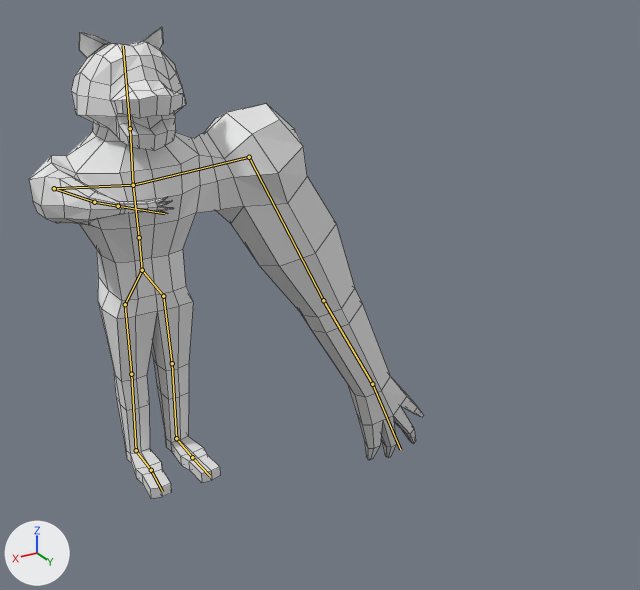
A saved change to the Blender file Assets/Entities/raksasha.blend.
One viewpoint serves both versions: a 50 mm lens placed at (8.0, 23.3, 9.5), pointed at (-3.8, 3.7, -0.3). The axes (+X, +Y, +Z) are drawn at lower left. The lights are the same throughout. The bones that bend it are drawn over the model as lines. Mesh edges are drawn as thin lines.
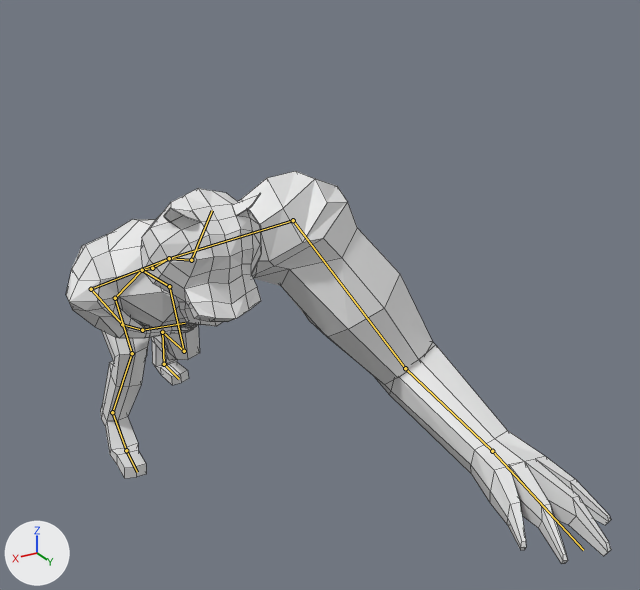
The newer file adds an action. The first version stands in its rest pose; the second is drawn at frame 1 of the action 'Andar'.

The change, as a diff of the scene's bpy script:
```diff
--- a/Assets/Entities/raksasha.blend.py
+++ b/Assets/Entities/raksasha.blend.py
@@ bone_bone @@
 bone_bone = bpy.data.objects['Armature'].pose.bones['Bone']
-bone_bone.rotation_quaternion = (1.0, 0.0, 0.0, 0.0)  # degrees (0, 0, 0)
+bone_bone.rotation_quaternion = (0.83, -0.557, 0.0, 0.0)  # degrees (-68, 0, 0)
@@ bone_bone_003 @@
 bone_bone_003 = bpy.data.objects['Armature'].pose.bones['Bone.003']  # child of 'Bone.002'
-bone_bone_003.rotation_quaternion = (1.0, 0.0, 0.0, 0.0)  # degrees (0, 0, 0)
+bone_bone_003.rotation_quaternion = (0.971, 0.24, 0.0, 0.0)  # degrees (28, 0, 0)
@@ bone_brazo1_l @@
 bone_brazo1_l = bpy.data.objects['Armature'].pose.bones['Brazo1.L']  # child of 'Bone.001'
-bone_brazo1_l.rotation_quaternion = (1.0, 0.0, 0.0, 0.0)  # degrees (0, 0, 0)
+bone_brazo1_l.rotation_quaternion = (0.993, 0.07, -0.087, -0.048)  # degrees (9, -10, -6)
@@ bone_brazo2_l @@
 bone_brazo2_l = bpy.data.objects['Armature'].pose.bones['Brazo2.L']  # child of 'Brazo1.L'
-bone_brazo2_l.rotation_quaternion = (1.0, 0.0, 0.0, 0.0)  # degrees (0, 0, 0)
+bone_brazo2_l.rotation_quaternion = (0.805, -0.523, -0.276, 0.05)  # degrees (-71, -23, 24)
@@ bone_brazo3_l @@
 bone_brazo3_l = bpy.data.objects['Armature'].pose.bones['Brazo3.L']  # child of 'Brazo2.L'
-bone_brazo3_l.rotation_quaternion = (1.0, 0.0, 0.0, 0.0)  # degrees (0, 0, 0)
+bone_brazo3_l.rotation_quaternion = (0.887, -0.443, -0.034, 0.127)  # degrees (-53, 3, 15)
@@ bone_brazo4_l @@
 bone_brazo4_l = bpy.data.objects['Armature'].pose.bones['Brazo4.L']  # child of 'Brazo3.L'
-bone_brazo4_l.rotation_quaternion = (1.0, 0.0, 0.0, 0.0)  # degrees (0, 0, 0)
+bone_brazo4_l.rotation_quaternion = (0.956, -0.221, -0.155, 0.112)  # degrees (-28, -14, 17)
@@ bone_bone_006 @@
 bone_bone_006 = bpy.data.objects['Armature'].pose.bones['Bone.006']  # child of 'Bone.004'
-bone_bone_006.rotation_quaternion = (1.0, 0.0, 0.0, 0.0)  # degrees (0, 0, 0)
+bone_bone_006.rotation_quaternion = (0.976, -0.116, 0.184, 0.007)  # degrees (-14, 21, -2)
@@ bone_pierna1_l @@
 bone_pierna1_l = bpy.data.objects['Armature'].pose.bones['Pierna1.L']
-bone_pierna1_l.rotation_quaternion = (1.0, 0.0, 0.0, 0.0)  # degrees (0, 0, 0)
+bone_pierna1_l.rotation_quaternion = (0.987, 0.142, 0.049, 0.057)  # degrees (17, 5, 7)
@@ bone_pierna2_l @@
 bone_pierna2_l = bpy.data.objects['Armature'].pose.bones['Pierna2.L']  # child of 'Pierna1.L'
-bone_pierna2_l.rotation_quaternion = (1.0, 0.0, 0.0, 0.0)  # degrees (0, 0, 0)
+bone_pierna2_l.rotation_quaternion = (0.994, -0.084, 0.038, -0.059)  # degrees (-10, 4, -7)
@@ bone_pierna3_l @@
 bone_pierna3_l = bpy.data.objects['Armature'].pose.bones['Pierna3.L']  # child of 'Pierna2.L'
-bone_pierna3_l.rotation_quaternion = (1.0, 0.0, 0.0, 0.0)  # degrees (0, 0, 0)
+bone_pierna3_l.rotation_quaternion = (0.807, -0.001, -0.014, 0.591)  # degrees (-1, -1, 72)
@@ bone_pierna4_l @@
 bone_pierna4_l = bpy.data.objects['Armature'].pose.bones['Pierna4.L']  # child of 'Pierna3.L'
-bone_pierna4_l.rotation_quaternion = (1.0, 0.0, 0.0, 0.0)  # degrees (0, 0, 0)
+bone_pierna4_l.rotation_quaternion = (0.983, -0.162, -0.05, -0.066)  # degrees (-18, -7, -7)
@@ bone_pierna5_l @@
 bone_pierna5_l = bpy.data.objects['Armature'].pose.bones['Pierna5.L']  # child of 'Pierna4.L'
-bone_pierna5_l.rotation_quaternion = (1.0, 0.0, 0.0, 0.0)  # degrees (0, 0, 0)
+bone_pierna5_l.rotation_quaternion = (0.693, 0.72, -0.031, 0.021)  # degrees (92, -4, -1)
@@ bone_pierna1_r @@
 bone_pierna1_r = bpy.data.objects['Armature'].pose.bones['Pierna1.R']
-bone_pierna1_r.rotation_quaternion = (1.0, 0.0, 0.0, 0.0)  # degrees (0, 0, 0)
+bone_pierna1_r.rotation_quaternion = (0.987, 0.142, -0.049, -0.057)  # degrees (17, -5, -7)
@@ bone_pierna2_r @@
 bone_pierna2_r = bpy.data.objects['Armature'].pose.bones['Pierna2.R']  # child of 'Pierna1.R'
-bone_pierna2_r.rotation_quaternion = (1.0, 0.0, 0.0, 0.0)  # degrees (0, 0, 0)
+bone_pierna2_r.rotation_quaternion = (0.813, -0.03, 0.087, 0.574)  # degrees (3, 10, 71)
@@ bone_pierna3_r @@
 bone_pierna3_r = bpy.data.objects['Armature'].pose.bones['Pierna3.R']  # child of 'Pierna2.R'
-bone_pierna3_r.rotation_quaternion = (1.0, 0.0, 0.0, 0.0)  # degrees (0, 0, 0)
+bone_pierna3_r.rotation_quaternion = (0.725, 0.0, -0.008, -0.689)  # degrees (1, -1, -87)
@@ bone_pierna4_r @@
 bone_pierna4_r = bpy.data.objects['Armature'].pose.bones['Pierna4.R']  # child of 'Pierna3.R'
-bone_pierna4_r.rotation_quaternion = (1.0, 0.0, 0.0, 0.0)  # degrees (0, 0, 0)
+bone_pierna4_r.rotation_quaternion = (0.99, -0.119, 0.049, 0.059)  # degrees (-13, 6, 6)
@@ bone_pierna5_r @@
 bone_pierna5_r = bpy.data.objects['Armature'].pose.bones['Pierna5.R']  # child of 'Pierna4.R'
-bone_pierna5_r.rotation_quaternion = (1.0, 0.0, 0.0, 0.0)  # degrees (0, 0, 0)
+bone_pierna5_r.rotation_quaternion = (0.94, 0.341, -0.003, -0.015)  # degrees (40, 0, -2)
```

Pixel boxes (x1, y1, x2, y2) of what changed, in the pictures (640 x 590 px):
'Cube.001', posed (38% wider, 17% shorter): before (29, 27, 424, 499); after (66, 171, 611, 564)
bone 'Bone', root to tip: before (142, 270) to (139, 237); after (142, 270) to (152, 268)
bone 'Bone.003', root to tip: before (130, 128) to (123, 46); after (191, 260) to (212, 210)
bone 'Brazo1.L', root to tip: before (133, 185) to (249, 157); after (169, 258) to (293, 220)
bone 'Brazo2.L', root to tip: before (249, 157) to (323, 300); after (293, 220) to (405, 368)
bone 'Brazo3.L', root to tip: before (323, 300) to (372, 384); after (405, 368) to (492, 451)
bone 'Brazo4.L', root to tip: before (372, 384) to (400, 449); after (492, 451) to (583, 550)
bone 'Bone.006', root to tip: before (54, 188) to (94, 202); after (91, 289) to (122, 324)
bone 'Pierna1.L', root to tip: before (142, 270) to (163, 296); after (142, 270) to (169, 286)
bone 'Pierna2.L', root to tip: before (163, 296) to (172, 363); after (169, 286) to (184, 351)
bone 'Pierna3.L', root to tip: before (172, 363) to (176, 438); after (184, 351) to (162, 332)
bone 'Pierna4.L', root to tip: before (176, 438) to (192, 457); after (162, 332) to (164, 364)
bone 'Pierna5.L', root to tip: before (192, 457) to (210, 476); after (164, 364) to (179, 379)
bone 'Pierna1.R', root to tip: before (142, 270) to (125, 304); after (142, 270) to (115, 298)
bone 'Pierna2.R', root to tip: before (125, 304) to (131, 374); after (115, 298) to (132, 353)
bone 'Pierna3.R', root to tip: before (131, 374) to (136, 450); after (132, 353) to (112, 412)
bone 'Pierna4.R', root to tip: before (136, 450) to (151, 470); after (112, 412) to (126, 450)
bone 'Pierna5.R', root to tip: before (151, 470) to (162, 491); after (126, 450) to (137, 472)
